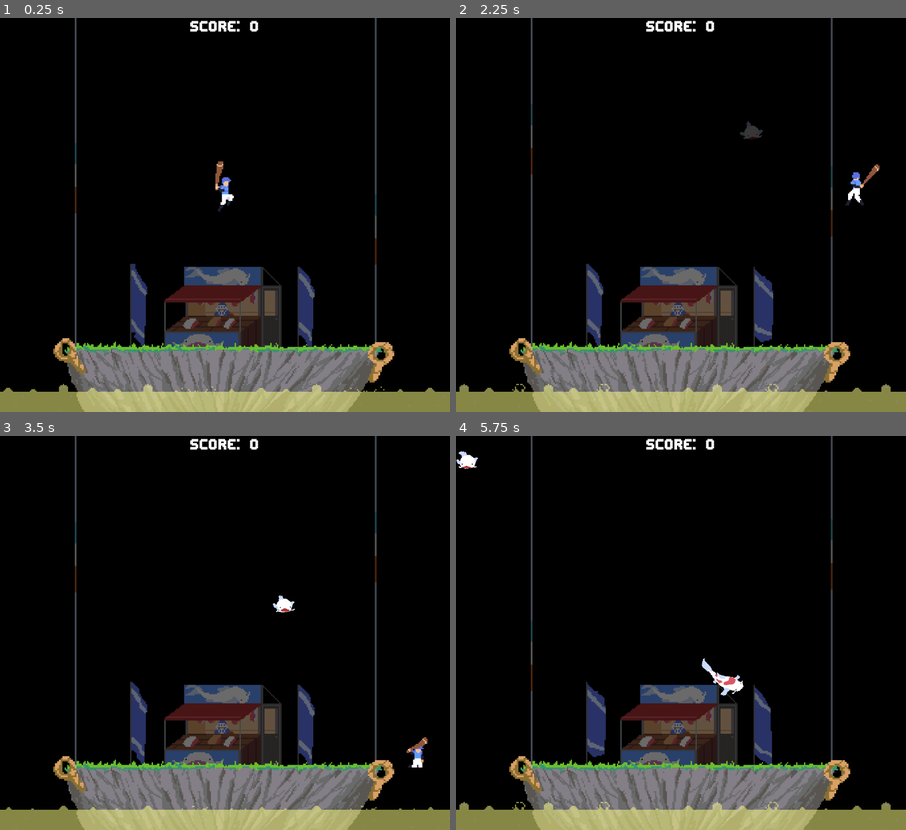
Above: before the commit, frames 1-4 (two rows, left to right).
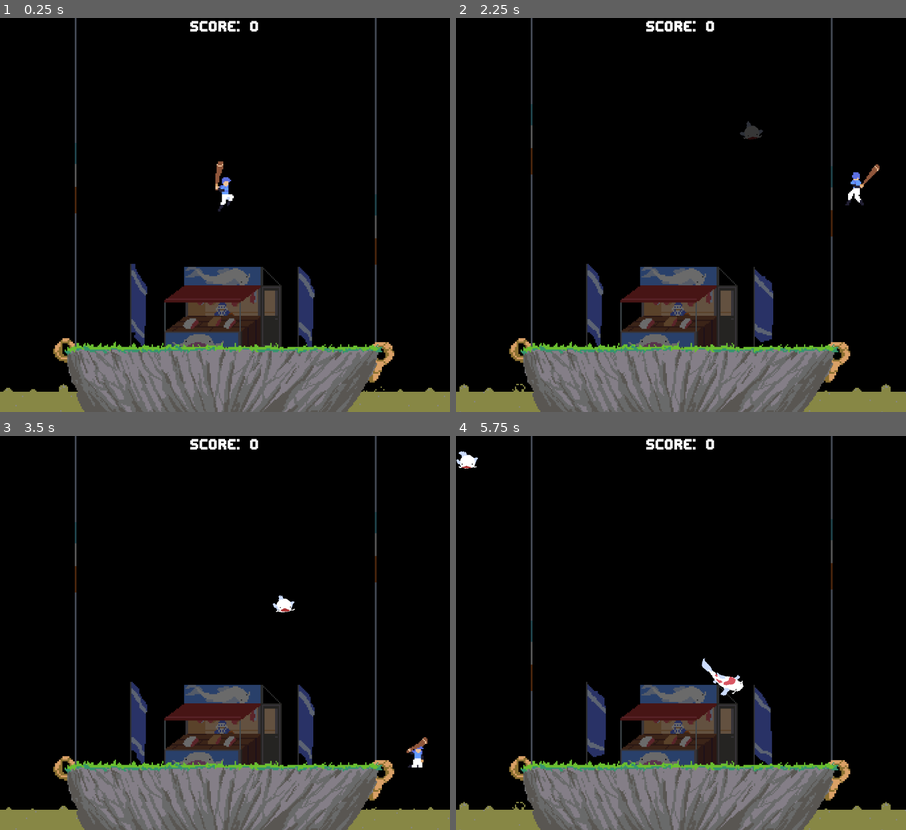
Above: after the commit, the same moments.

Repository: ButterM-40/Koi-Batter
Game: Godot game, scene res://Scenes/Game.tscn
Same seed, same stepped clock (60 frames per second), same inputs: the game is played once before the commit and once after it. The project has no main scene, so this scene is started directly.
Inputs:
- Up to frame 1 (0.25 s): no input
- Up to frame 2 (2.25 s): hold D (Right) 0.53-2.03 s; tap Space (Hit) at 0.6, 2.1 s; tap W (Jump) at 0.77, 1.52 s; tap N (N) at 1.35 s; hold A (Left) from 2.03 s (still down)
- Up to frame 3 (3.5 s): release A (Left) at 2.78 s; hold D (Right) from 2.78 s (still down); tap N (N) at 2.85 s; tap W (Jump) at 3.02 s
- Up to frame 4 (5.75 s): tap Space (Hit) at 3.6, 5.1 s; tap W (Jump) at 3.77, 4.52 s; release D (Right) at 4.28 s; hold A (Left) 4.28-5.03 s; tap N (N) at 4.35 s; hold D (Right) from 5.03 s (still down)

The runs differ from the first frame. In frame 1, 3.5% of the frame differs, in the area x 14-85%, y 82-100%; in frame 2, 3.6%; in frame 3, 3.4%; in frame 4, 3.6%.

Commit message:
controller inputs and fish entry

Diff:
--- a/Components/Fish/Koi_Fish.tscn
+++ b/Components/Fish/Koi_Fish.tscn
@@ -233,7 +233,9 @@
 [node name="AnimatedSprite2D" type="AnimatedSprite2D" parent="." unique_id=1772974264]
 modulate = Color(1, 1, 1, 0)
 sprite_frames = SubResource("SpriteFrames_67aiy")
-animation = &"fish_hit"
+animation = &"fish_jump"
+frame = 1
+frame_progress = 1.0
 
 [node name="Area2D" type="Area2D" parent="AnimatedSprite2D" unique_id=143011744 groups=["fish"]]
 
--- a/Components/Fish/fish.gd
+++ b/Components/Fish/fish.gd
@@ -19,6 +19,7 @@
 var is_falling: bool = false
 var knock_vel: Vector2 = Vector2.ZERO
 var is_knocked: bool = false
+var imin: bool = false
 
 var hit_normal = preload("res://Audio/SFX/SFX_hit.wav")
 var hit_success = preload("res://Audio/SFX/SFX_hitSuccess.wav")
@@ -65,6 +66,7 @@
 
 
 func _on_animated_sprite_2d_animation_finished() -> void:
+	imin = true
 	if fish_animated.animation == "fish_jump" and !is_knocked:
 		Hitbox.set_deferred("monitoring", true)
 		is_falling = true
@@ -73,7 +75,10 @@
 	pass # Replace with function body.
 
 func action_falling(delta: float) -> void:
-	fish_animated.play("default")
+	if imin == false:
+		fish_animated.play("fish_jump")
+	if imin == true:
+		fish_animated.play("default")
 	fall_velocity += gravity * delta
 	position.y += fall_velocity * delta
 	rotation += rotation_speed * delta
--- a/Scenes/Game.tscn
+++ b/Scenes/Game.tscn
@@ -335,9 +335,10 @@
 
 [node name="AnimatedSprite2D" type="AnimatedSprite2D" parent="Stadium/FloorDetection" unique_id=897979644]
 position = Vector2(0, 20)
-scale = Vector2(0.5, 0.5)
+scale = Vector2(0.7, 0.7)
 sprite_frames = SubResource("SpriteFrames_67aiy")
-animation = &"none"
+frame = 12
+frame_progress = 1.0
 
 [node name="FloorStage" type="CollisionShape2D" parent="Stadium" unique_id=15743972]
 position = Vector2(-0.25, 55)
@@ -345,6 +346,7 @@
 debug_color = Color(0, 0.6, 0.69803923, 0.39215687)
 
 [node name="Sprite2D" type="Sprite2D" parent="Stadium/FloorStage" unique_id=1663774788]
+z_index = 5
 texture = ExtResource("2_gl6un")
 
 [node name="stadiumBG" type="Node2D" parent="Stadium" unique_id=1783774600]
--- a/project.godot
+++ b/project.godot
@@ -39,23 +39,31 @@
 "deadzone": 0.2,
 "events": [Object(InputEventKey,"resource_local_to_scene":false,"resource_name":"","device":-1,"window_id":0,"alt_press …(191 unchanged characters)…
 , Object(InputEventKey,"resource_local_to_scene":false,"resource_name":"","device":-1,"window_id":0,"alt_pressed":false …(186 unchanged characters)…
+, Object(InputEventJoypadButton,"resource_local_to_scene":false,"resource_name":"","device":-1,"button_index":13,"pressure":0.0,"pressed":true,"script":null)
+, Object(InputEventJoypadMotion,"resource_local_to_scene":false,"resource_name":"","device":-1,"axis":0,"axis_value":-1.0,"script":null)
 ]
 }
 Right={
 "deadzone": 0.2,
 "events": [Object(InputEventKey,"resource_local_to_scene":false,"resource_name":"","device":-1,"window_id":0,"alt_press …(192 unchanged characters)…
 , Object(InputEventKey,"resource_local_to_scene":false,"resource_name":"","device":-1,"window_id":0,"alt_pressed":false …(186 unchanged characters)…
+, Object(InputEventJoypadButton,"resource_local_to_scene":false,"resource_name":"","device":-1,"button_index":14,"pressure":0.0,"pressed":true,"script":null)
+, Object(InputEventJoypadMotion,"resource_local_to_scene":false,"resource_name":"","device":-1,"axis":0,"axis_value":1.0,"script":null)
 ]
 }
 Jump={
 "deadzone": 0.2,
 "events": [Object(InputEventKey,"resource_local_to_scene":false,"resource_name":"","device":-1,"window_id":0,"alt_press …(192 unchanged characters)…
 , Object(InputEventKey,"resource_local_to_scene":false,"resource_name":"","device":-1,"window_id":0,"alt_pressed":false …(186 unchanged characters)…
+, Object(InputEventJoypadButton,"resource_local_to_scene":false,"resource_name":"","device":-1,"button_index":0,"pressure":0.0,"pressed":true,"script":null)
 ]
 }
 Hit={
 "deadzone": 0.2,
 "events": [Object(InputEventKey,"resource_local_to_scene":false,"resource_name":"","device":-1,"window_id":0,"alt_press …(191 unchanged characters)…
+, Object(InputEventJoypadButton,"resource_local_to_scene":false,"resource_name":"","device":-1,"button_index":2,"pressure":0.0,"pressed":true,"script":null)
+, Object(InputEventJoypadButton,"resource_local_to_scene":false,"resource_name":"","device":-1,"button_index":1,"pressure":0.0,"pressed":true,"script":null)
+, Object(InputEventJoypadButton,"resource_local_to_scene":false,"resource_name":"","device":-1,"button_index":3,"pressure":0.0,"pressed":true,"script":null)
 ]
 }
 N={
